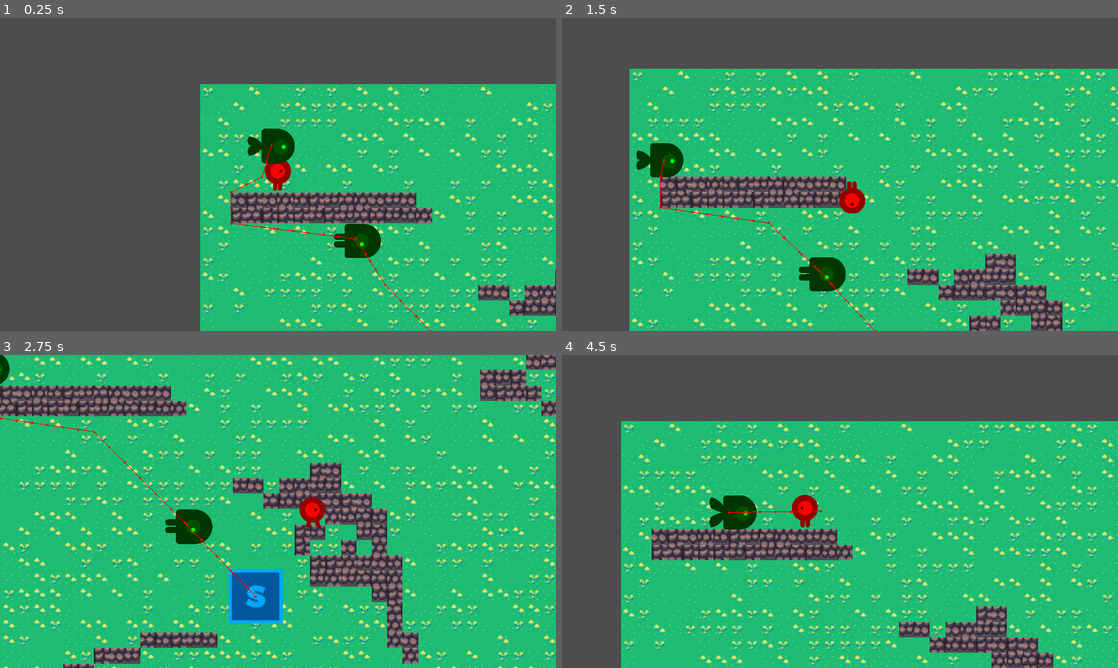
Above: before the commit, frames 1-4 (two rows, left to right).
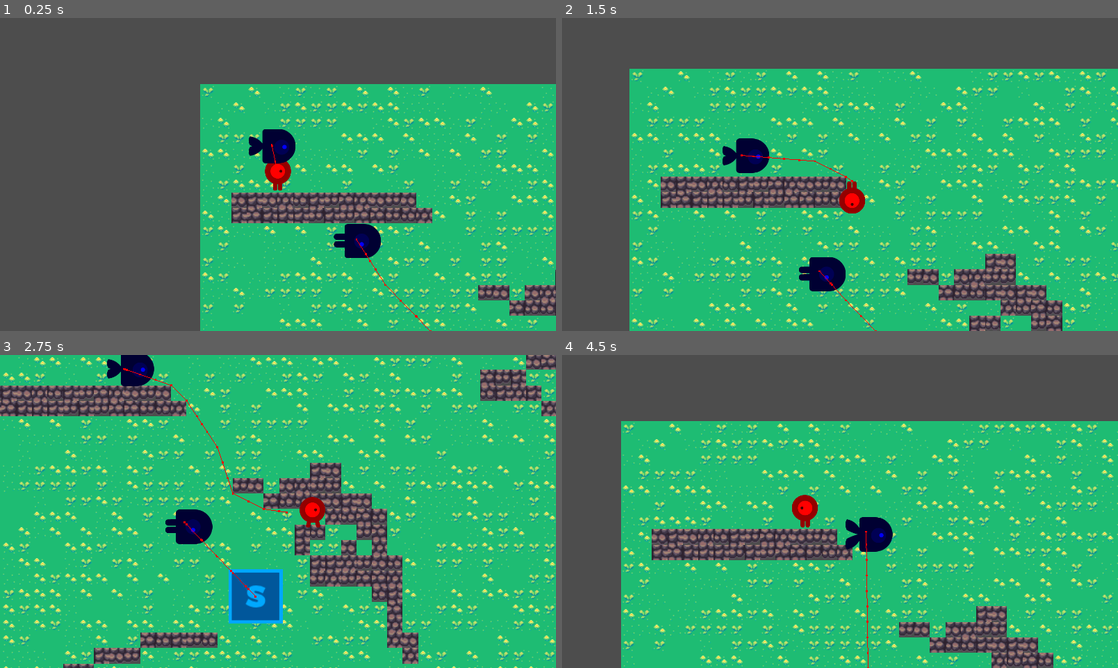
Above: after the commit, the same moments.

Repository: actuallyfrank/project-battlefield
Game: Godot game, scene res://scenes/Main.tscn
Same seed, same stepped clock (60 frames per second), same inputs: the game is played once before the commit and once after it.
Inputs:
- Up to frame 1 (0.25 s): no input
- Up to frame 2 (1.5 s): hold Right (move_right) 0.53-1.28 s; hold Down (move_down) from 1.28 s (still down)
- Up to frame 3 (2.75 s): release Down (move_down) at 2.03 s; hold Right (move_right) from 2.03 s (still down)
- Up to frame 4 (4.5 s): release Right (move_right) at 2.78 s; hold Up (move_up) 2.78-3.53 s; hold Left (move_left) from 3.53 s (still down)

The runs differ from the first frame. In frame 1, 1.5% of the frame differs, in the area x 41-69%, y 35-77%; in frame 2, 2.3%, in the area x 13-53%, y 38-88%; in frame 3, 1.7%; in frame 4, 1.6%.

Commit message:
fix ai attacked same team

Diff:
--- a/scenes/Main.tscn
+++ b/scenes/Main.tscn
@@ -1377,8 +1377,8 @@
 
 [node name="HealthComponent" parent="Node2D" instance=ExtResource("17_y2vf7")]
 
-[node name="HitboxComponent" parent="Node2D" node_paths=PackedStringArray("team", "health") instance=ExtResource("18_ps4go")]
-team = NodePath("../TeamComponent")
+[node name="HitboxComponent" parent="Node2D" node_paths=PackedStringArray("teamComponent", "health") instance=ExtResource("18_ps4go")]
+teamComponent = NodePath("../TeamComponent")
 health = NodePath("../HealthComponent")
 
 [node name="CollisionShape2D" type="CollisionShape2D" parent="Node2D/HitboxComponent"]
--- a/scenes/Player.tscn
+++ b/scenes/Player.tscn
@@ -64,8 +64,8 @@
 
 [node name="HealthComponent" parent="." instance=ExtResource("8_kam60")]
 
-[node name="HitboxComponent" parent="." node_paths=PackedStringArray("team", "health") instance=ExtResource("9_rvitg")]
-team = NodePath("../TeamComponent")
+[node name="HitboxComponent" parent="." node_paths=PackedStringArray("teamComponent", "health") instance=ExtResource("9_rvitg")]
+teamComponent = NodePath("../TeamComponent")
 health = NodePath("../HealthComponent")
 
 [node name="CollisionShape2D" type="CollisionShape2D" parent="HitboxComponent"]
--- a/scenes/ai.gd
+++ b/scenes/ai.gd
@@ -1,7 +1,7 @@
 extends Node2D
 @export var speed: float = 10
 @export var actor: CharacterBody2D
-@export var team: TeamComponent
+@export var teamComponent: TeamComponent
 
 var target: Node2D = null
 
@@ -26,12 +26,13 @@
 
 func _on_detection_zone_area_entered(area:Area2D):
 	if area is HitboxComponent:
-		if area.team == team:
-			print("same team")
+		if area.teamComponent.team == teamComponent.team:
+			print("same teamComponent")
 			return
 
 		if target != area:
 			target = area
 			print('target acquired', area)
+			print('teamComponent', area.teamComponent)
 
 		area.hit(10);
--- a/scenes/components/hitbox_component.gd
+++ b/scenes/components/hitbox_component.gd
@@ -1,7 +1,7 @@
 extends Area2D
 class_name HitboxComponent
 
-@export var team: TeamComponent
+@export var teamComponent: TeamComponent
 @export var health: HealthComponent
 
 func hit(damage: int):
--- a/scenes/soldier.tscn
+++ b/scenes/soldier.tscn
@@ -77,13 +77,13 @@
 shape = SubResource("CapsuleShape2D_vt8tr")
 
 [node name="TeamComponent" parent="." instance=ExtResource("9_h1icw")]
-team = 2
+team = 1
 
-[node name="AI" type="Node2D" parent="." node_paths=PackedStringArray("actor", "team")]
+[node name="AI" type="Node2D" parent="." node_paths=PackedStringArray("actor", "teamComponent")]
 script = ExtResource("10_v8xur")
 speed = 100.0
 actor = NodePath("..")
-team = NodePath("../TeamComponent")
+teamComponent = NodePath("../TeamComponent")
 
 [node name="Timer" type="Timer" parent="AI"]
 wait_time = 0.2
@@ -102,8 +102,8 @@
 
 [node name="HealthComponent" parent="." instance=ExtResource("11_l1oc7")]
 
-[node name="HitboxComponent" parent="." node_paths=PackedStringArray("team", "health") instance=ExtResource("12_s1a8v")]
-team = NodePath("../TeamComponent")
+[node name="HitboxComponent" parent="." node_paths=PackedStringArray("teamComponent", "health") instance=ExtResource("12_s1a8v")]
+teamComponent = NodePath("../TeamComponent")
 health = NodePath("../HealthComponent")
 
 [node name="CollisionShape2D" type="CollisionShape2D" parent="HitboxComponent"]
